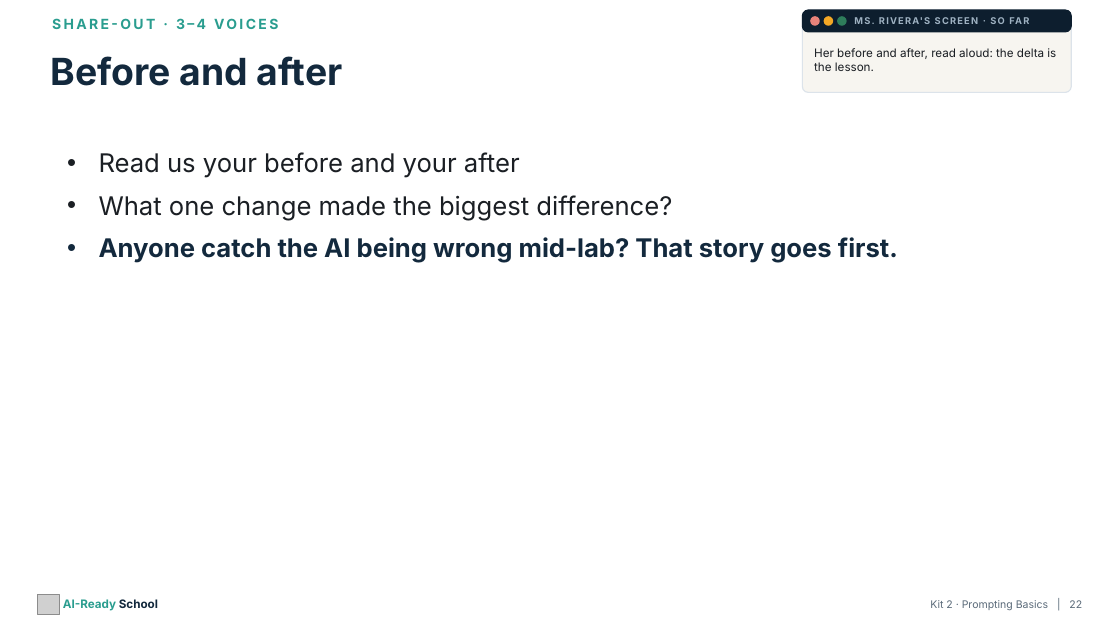
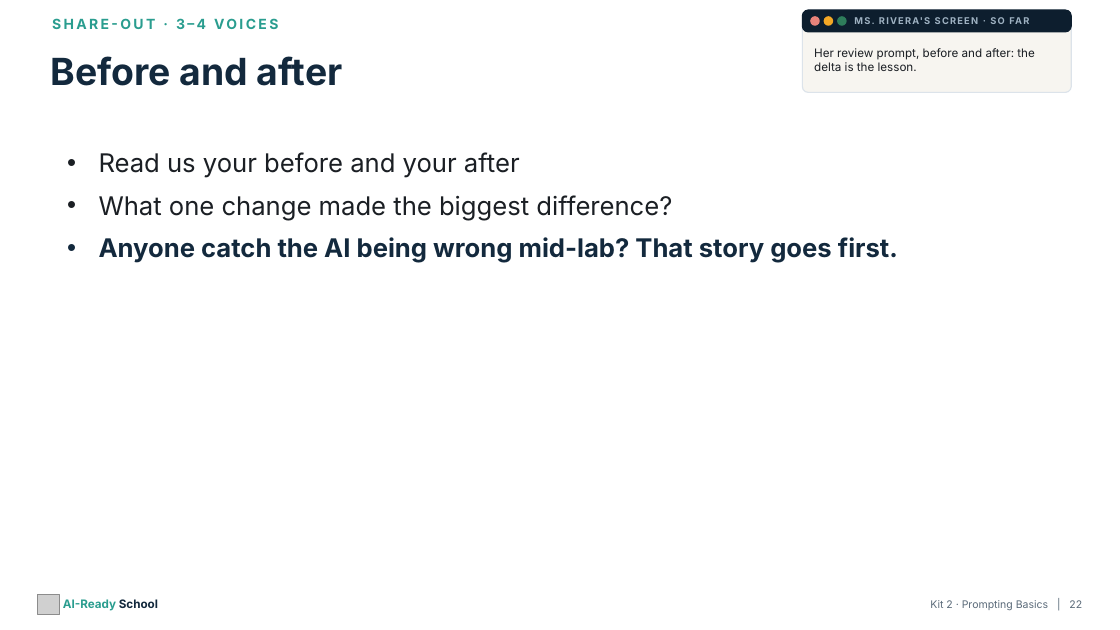
Before and after one commit to aspinozzi1/Ai-School-Ready, a slide deck: slide 22 of kits/kit02/Kit02_PresentationDeck.pptx. Drawn at 1120x630 pixels with LibreOffice and Linux fonts; fonts in the diff are those of the drawing; grey boxes stand for pictures. Boxes give left, top, right and bottom in pixels: in the first picture for what was removed or moved away, otherwise in the second. Text is boxed around its words. In the diff, an @@ line names an element or a change of style, - is before the commit and + after.

```diff
--- a/kits/kit02/Kit02_PresentationDeck.pptx
+++ b/kits/kit02/Kit02_PresentationDeck.pptx
@@ text at (x1=814, y1=48, x2=1035, y2=71): text changed @@
-Her before and after, read aloud: the delta is the lesson.
+Her review prompt, before and after: the delta is the lesson.
```
Also in this commit, not shown: 6 other slides changed, 23 other files.
